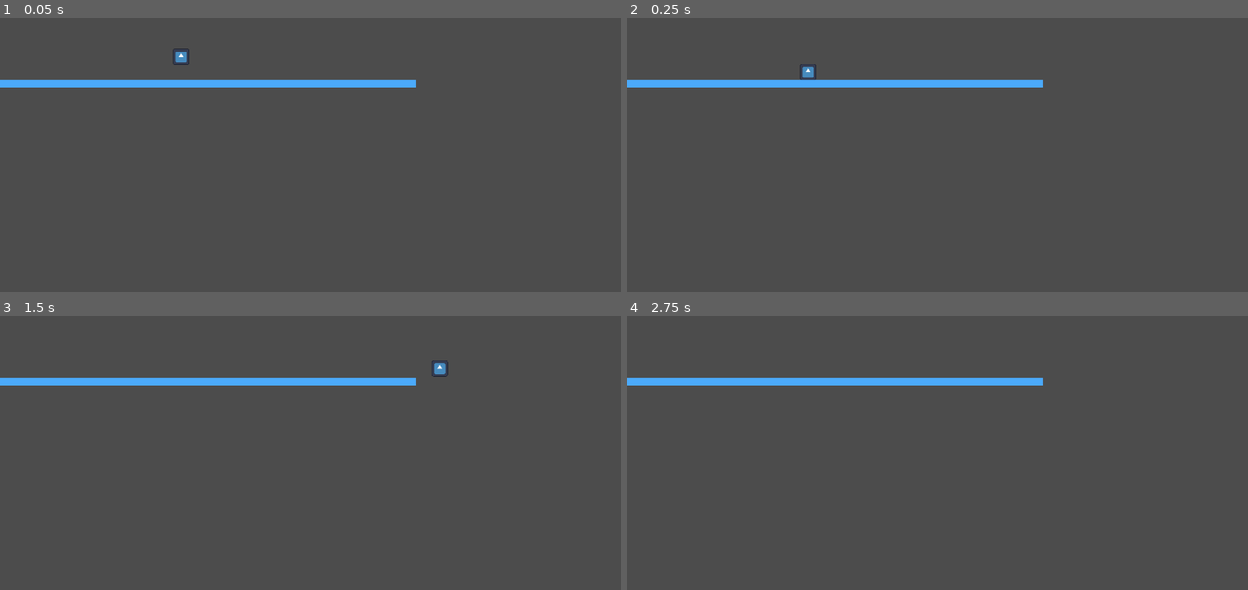
Above: before the commit, frames 1-4 (two rows, left to right).
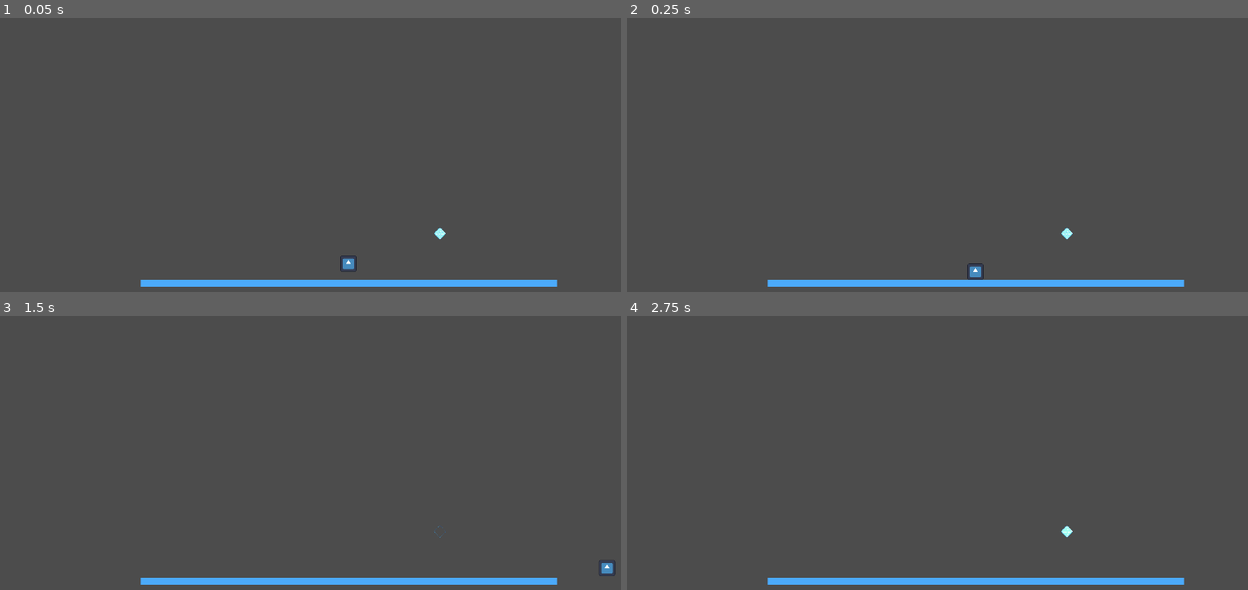
Above: after the commit, the same moments.

Repository: dreamfunicular/obstacle-demo
Game: Godot game, scene res://main.tscn
The game is run twice, just before and just after one commit, with the same random seed, the same clock (stepped at 60 frames per second) and the same inputs. The engine's default icon, where the game draws it, is replaced by a stand-in: a white triangle on a blue panel in a dark square.
Inputs:
- Up to frame 1 (0.05 s): no input
- Up to frame 2 (0.25 s): no input
- Up to frame 3 (1.5 s): tap Enter at 0.5 s; hold Right (right) from 0.53 s (still down); tap Space (jump) at 0.6, 0.77, 1.07, 1.35 s
- Up to frame 4 (2.75 s): tap Space (jump) at 1.52, 1.82, 2.1 s; release Right (right) at 2.03 s; hold Left (left) from 2.03 s (still down)

The runs differ from the first frame. In frame 1, 3.9% of the frame differs, in the area x 0-90%, y 11-99%; in frame 2, 3.9%; in frame 3, 3.8%; in frame 4, 3.7%.

Commit message:
add double jump crystal; organized files

Diff:
--- /dev/null
+++ b/CrystalMeth.tscn
@@ -0,0 +1,72 @@
+[gd_scene load_steps=10 format=3 uid="uid://b56bfbfwxt5cw"]
+
+[ext_resource type="Texture2D" uid="uid://7kl3gofpxrmq" path="res://Sprites/crystal_placeholder.png" id="1_a28pv"]
+[ext_resource type="Script" uid="uid://chbotu83mc6l0" path="res://Scripts/crystal_meth.gd" id="1_vwrov"]
+
+[sub_resource type="CircleShape2D" id="CircleShape2D_a28pv"]
+radius = 16.0
+
+[sub_resource type="AtlasTexture" id="AtlasTexture_vwrov"]
+atlas = ExtResource("1_a28pv")
+region = Rect2(0, 0, 32, 32)
+
+[sub_resource type="AtlasTexture" id="AtlasTexture_7yyfa"]
+atlas = ExtResource("1_a28pv")
+region = Rect2(32, 0, 32, 32)
+
+[sub_resource type="AtlasTexture" id="AtlasTexture_yxyt2"]
+atlas = ExtResource("1_a28pv")
+region = Rect2(64, 0, 32, 32)
+
+[sub_resource type="AtlasTexture" id="AtlasTexture_lt14f"]
+atlas = ExtResource("1_a28pv")
+region = Rect2(96, 0, 32, 32)
+
+[sub_resource type="AtlasTexture" id="AtlasTexture_b7x7m"]
+atlas = ExtResource("1_a28pv")
+region = Rect2(128, 0, 32, 32)
+
+[sub_resource type="SpriteFrames" id="SpriteFrames_yxyt2"]
+animations = [{
+"frames": [{
+"duration": 1.0,
+"texture": SubResource("AtlasTexture_vwrov")
+}],
+"loop": true,
+"name": &"Active",
+"speed": 12.0
+}, {
+"frames": [{
+"duration": 1.0,
+"texture": SubResource("AtlasTexture_7yyfa")
+}, {
+"duration": 1.0,
+"texture": SubResource("AtlasTexture_yxyt2")
+}, {
+"duration": 1.0,
+"texture": SubResource("AtlasTexture_lt14f")
+}, {
+"duration": 1.0,
+"texture": SubResource("AtlasTexture_b7x7m")
+}],
+"loop": false,
+"name": &"Break",
+"speed": 12.0
+}]
+
+[node name="CrystalMeth" type="Area2D"]
+script = ExtResource("1_vwrov")
+
+[node name="CollisionShape2D" type="CollisionShape2D" parent="."]
+shape = SubResource("CircleShape2D_a28pv")
+
+[node name="AnimatedSprite2D" type="AnimatedSprite2D" parent="."]
+texture_filter = 1
+sprite_frames = SubResource("SpriteFrames_yxyt2")
+animation = &"Break"
+
+[node name="Timer" type="Timer" parent="."]
+wait_time = 1.5
+
+[connection signal="body_entered" from="." to="." method="_on_body_entered"]
+[connection signal="timeout" from="Timer" to="." method="_on_timer_timeout"]
--- /dev/null
+++ b/Scripts/crystal_meth.gd
@@ -0,0 +1,22 @@
+extends Area2D
+
+@onready var sprite = $AnimatedSprite2D as AnimatedSprite2D
+@onready var refreshTimer = $Timer as Timer
+var active: bool = true
+
+func _on_body_entered(body: Node2D) -> void:
+	if body is FloridaMan and active:
+		pickup(body)
+
+func pickup(player: FloridaMan):
+	active = false
+	player.jumps += 1
+	refreshTimer.start(1.5)
+	sprite.play("Break")
+
+func refresh():
+	active = true
+	sprite.play("Active")
+
+func _on_timer_timeout() -> void:
+	refresh()
--- a/florida_man2.gd
+++ b/Scripts/florida_man2.gd
@@ -1,6 +1,7 @@
 extends CharacterBody2D
+class_name FloridaMan
 
-@onready var sprite = $Sprite2D as Sprite2D
+@onready var sprite = $AnimatedSprite2D as AnimatedSprite2D
 @onready var anim = $AnimationPlayer as AnimationPlayer
 
 @export_category("Movement Parameters")
@@ -10,6 +11,9 @@
 @export var Jump_Distance: float = 300.0
 var Speed: float = 10000.0
 var Jump_Velocity: float = 500.0
+
+@export var DefaultJumpLimit: int = 1
+var jumps: int = 0
 
 var Jump_Gravity: float = ProjectSettings.get_setting("physics/3d/default_gravity")
 var Fall_Gravity: float = 980.0
@@ -31,9 +35,15 @@
 		else:
 			velocity.y += Fall_Gravity * delta
 
+	if is_on_floor():
+		jumps = DefaultJumpLimit
+
 	# Handle jump.
-	if Input.is_action_just_pressed("jump") and is_on_floor():
+	if Input.is_action_just_pressed("jump") and jumps > 0:
+		if velocity.y > 0:
+			velocity.y = 0
 		velocity.y -= Jump_Velocity
+		jumps -= 1
 
 	# Get the input direction and handle the movement/deceleration.
 	# As good practice, you should replace UI actions with custom gameplay actions.
--- a/floridaMan.tscn
+++ b/floridaMan.tscn
@@ -1,6 +1,6 @@
 [gd_scene load_steps=4 format=3 uid="uid://cxf8h6quaitjx"]
 
-[ext_resource type="Script" uid="uid://dub4m7j0uiud3" path="res://floridaMan.gd" id="1_jffjt"]
+[ext_resource type="Script" uid="uid://dub4m7j0uiud3" path="res://Scripts/floridaMan.gd" id="1_jffjt"]
 [ext_resource type="Texture2D" uid="uid://dgjnoopfaj3m1" path="res://icon.svg" id="2_e0xt5"]
 
 [sub_resource type="RectangleShape2D" id="RectangleShape2D_jffjt"]
--- a/floridaMan2.tscn
+++ b/floridaMan2.tscn
@@ -1,17 +1,28 @@
-[gd_scene load_steps=4 format=3 uid="uid://brd331nqpjaxm"]
+[gd_scene load_steps=5 format=3 uid="uid://brd331nqpjaxm"]
 
-[ext_resource type="Script" uid="uid://bqnqded1x3dp2" path="res://florida_man2.gd" id="1_y0d2b"]
+[ext_resource type="Script" uid="uid://bqnqded1x3dp2" path="res://Scripts/florida_man2.gd" id="1_y0d2b"]
 [ext_resource type="Texture2D" uid="uid://dgjnoopfaj3m1" path="res://icon.svg" id="2_3vmlb"]
+
+[sub_resource type="SpriteFrames" id="SpriteFrames_y0d2b"]
+animations = [{
+"frames": [{
+"duration": 1.0,
+"texture": ExtResource("2_3vmlb")
+}],
+"loop": true,
+"name": &"default",
+"speed": 5.0
+}]
 
 [sub_resource type="RectangleShape2D" id="RectangleShape2D_jffjt"]
 size = Vector2(128, 128)
 
-[node name="CharacterBody2D" type="CharacterBody2D"]
+[node name="Player" type="CharacterBody2D"]
 script = ExtResource("1_y0d2b")
 
-[node name="Sprite2D" type="Sprite2D" parent="."]
+[node name="AnimatedSprite2D" type="AnimatedSprite2D" parent="."]
 scale = Vector2(0.35, 0.35)
-texture = ExtResource("2_3vmlb")
+sprite_frames = SubResource("SpriteFrames_y0d2b")
 
 [node name="CollisionShape2D" type="CollisionShape2D" parent="."]
 scale = Vector2(0.35, 0.35)
--- a/main.tscn
+++ b/main.tscn
@@ -1,7 +1,7 @@
 [gd_scene load_steps=6 format=3 uid="uid://dan4rxtgevd1d"]
 
-[ext_resource type="PackedScene" uid="uid://cxf8h6quaitjx" path="res://floridaMan.tscn" id="1_ig7tw"]
 [ext_resource type="PackedScene" uid="uid://brd331nqpjaxm" path="res://floridaMan2.tscn" id="2_0xm2m"]
+[ext_resource type="PackedScene" uid="uid://b56bfbfwxt5cw" path="res://CrystalMeth.tscn" id="2_h2yge"]
 
 [sub_resource type="PhysicsMaterial" id="PhysicsMaterial_7dm0k"]
 
@@ -10,14 +10,14 @@
 [sub_resource type="RectangleShape2D" id="RectangleShape2D_ig7tw"]
 size = Vector2(1147, 20)
 
-[node name="Node2D" type="Node2D"]
+[node name="Root" type="Node2D"]
 
 [node name="StaticBody2D" type="StaticBody2D" parent="."]
+position = Vector2(960, 960)
 physics_material_override = SubResource("PhysicsMaterial_7dm0k")
 
 [node name="CollisionShape2D" type="CollisionShape2D" parent="StaticBody2D"]
 material = SubResource("CanvasItemMaterial_ig7tw")
-position = Vector2(572, 408)
 shape = SubResource("RectangleShape2D_ig7tw")
 
 [node name="ColorRect" type="ColorRect" parent="StaticBody2D/CollisionShape2D"]
@@ -27,9 +27,8 @@
 offset_bottom = 10.0
 color = Color(0.295625, 0.668596, 0.988247, 1)
 
-[node name="floridaMan" parent="." instance=ExtResource("1_ig7tw")]
-visible = false
-position = Vector2(189, 80)
+[node name="FloridaMan" parent="." instance=ExtResource("2_0xm2m")]
+position = Vector2(960, 900)
 
-[node name="CharacterBody2D" parent="." instance=ExtResource("2_0xm2m")]
-position = Vector2(499, 328)
+[node name="CrystalMeth" parent="." instance=ExtResource("2_h2yge")]
+position = Vector2(1212, 822)
Not shown, added: Scripts/crystal_meth.gd.uid
Renamed: floridaMan.gd -> Scripts/floridaMan.gd
Renamed: floridaMan.gd.uid -> Scripts/floridaMan.gd.uid
Renamed: florida_man2.gd.uid -> Scripts/florida_man2.gd.uid
Binary file added: Sprites/crystal_placeholder.png
Not shown, added: Sprites/crystal_placeholder.png.import
